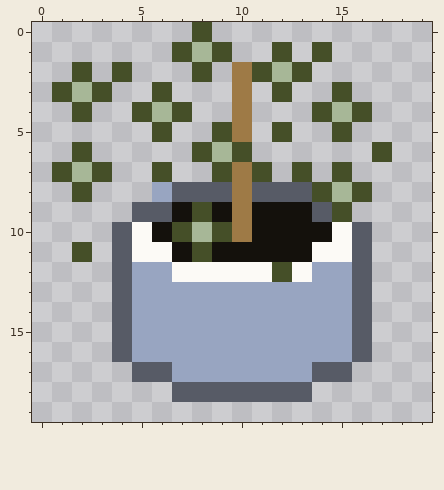
A pixel-art sprite gets an edit: Art/Plant 3.png. This is how it looked before the edit.
The file is 20x20 pixels.
After the commit:
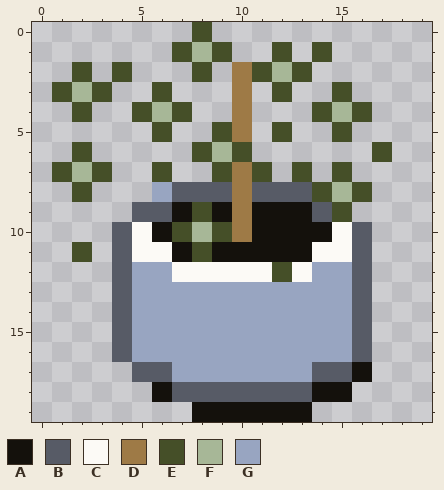
Palette (. is transparent): A #14110c  B #575b66  C #fcfaf6  D #9e7a46  E #454f28  F #a7b797  G #98a5c1
Edits made:
{"y":17,"x":16,"old":".","new":"A"}
{"y":18,"x":6,"old":".","new":"A"}
{"y":18,"x":14,"old":"..","new":"AA"}
{"y":19,"x":8,"old":"......","new":"AAAAAA"}
{"label":"added","picture_box":[152,362,372,422]}
